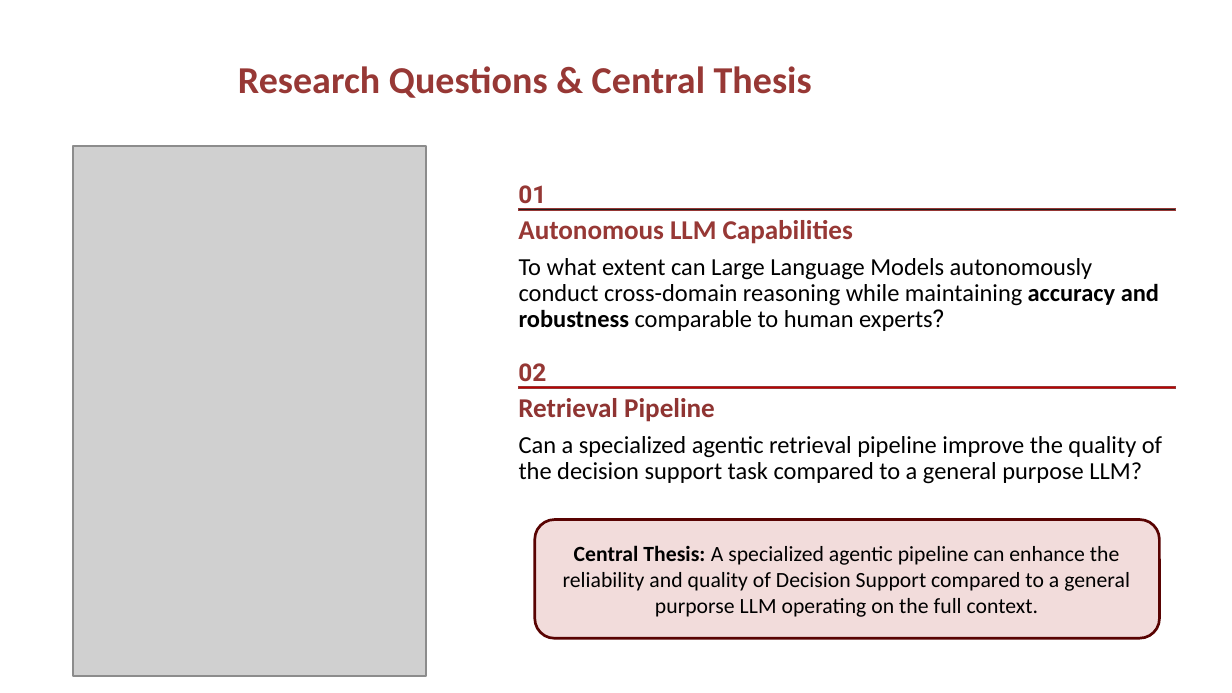
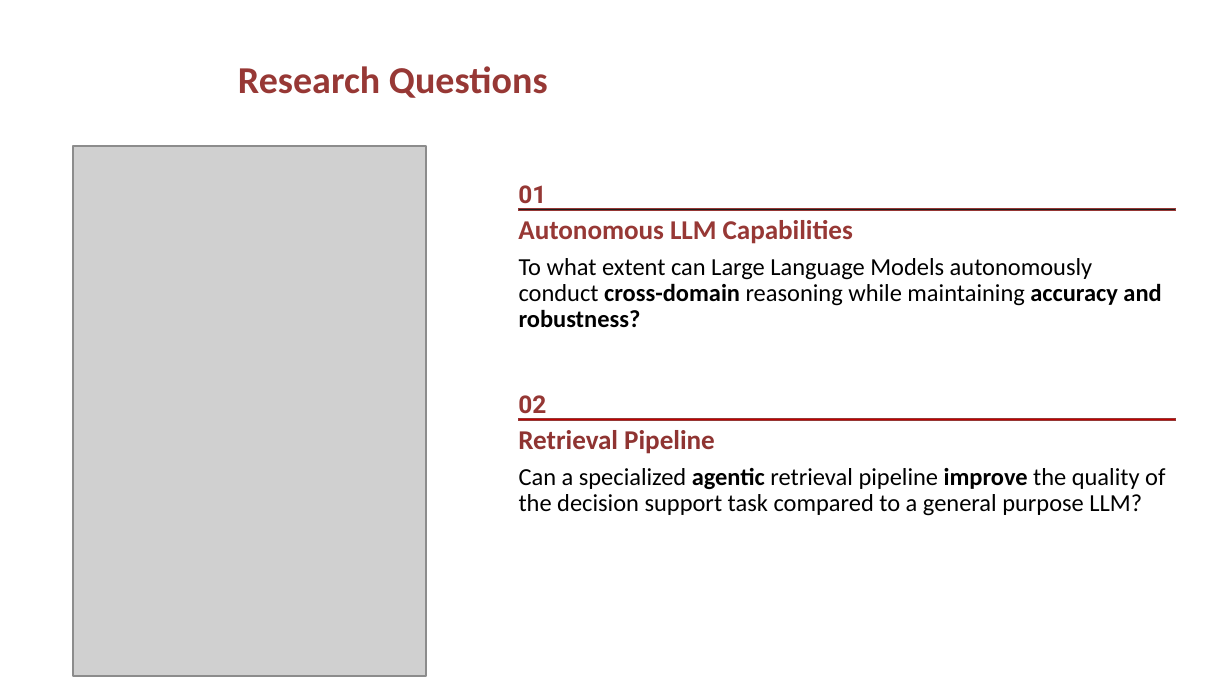
Before and after one commit to AntonLissa/AIRO-thesis, a slide deck: slide 5 of AIRO.pptx. Drawn at 1232x693 pixels with LibreOffice and Linux fonts; fonts in the diff are those of the drawing; grey boxes stand for pictures; background and template pictures are left out. Boxes give left, top, right and bottom in pixels: in the first picture for what was removed or moved away, otherwise in the second. Text is boxed around its words. In the diff, an @@ line names an element or a change of style, - is before the commit and + after.

```diff
--- a/AIRO.pptx
+++ b/AIRO.pptx
@@ text at (238, 66, 548, 98): text changed @@
-Research Questions & Central Thesis
+Research Questions
@@ text at (519, 258, 1161, 327): text changed @@
-To what extent can Large Language Models autonomously conduct cross-domain reasoning while maintaining accuracy and robustness comparable to human experts?
+To what extent can Large Language Models autonomously conduct cross-domain reasoning while maintaining accuracy and robustness?
@@ 3 texts, 1 rectangle: place and size @@
-3 texts, 1 rectangle at (517, 363, 1173, 484)
+3 texts, 1 rectangle at (517, 395, 1173, 516)
@@ text "Can a specialized agentic retrieval ..." at (519, 468, 1165, 516): bold on in "agentic improve" @@
@@ rounded rectangle removed at (535, 519, 1160, 638) @@
-Central Thesis: A specialized agentic pipeline can enhance the reliability and quality of Decision Support compared to a general purporse LLM operating on the full context.
```
Also in this commit, not shown: 9 other slides changed, 3 slides removed, 1 other file.
